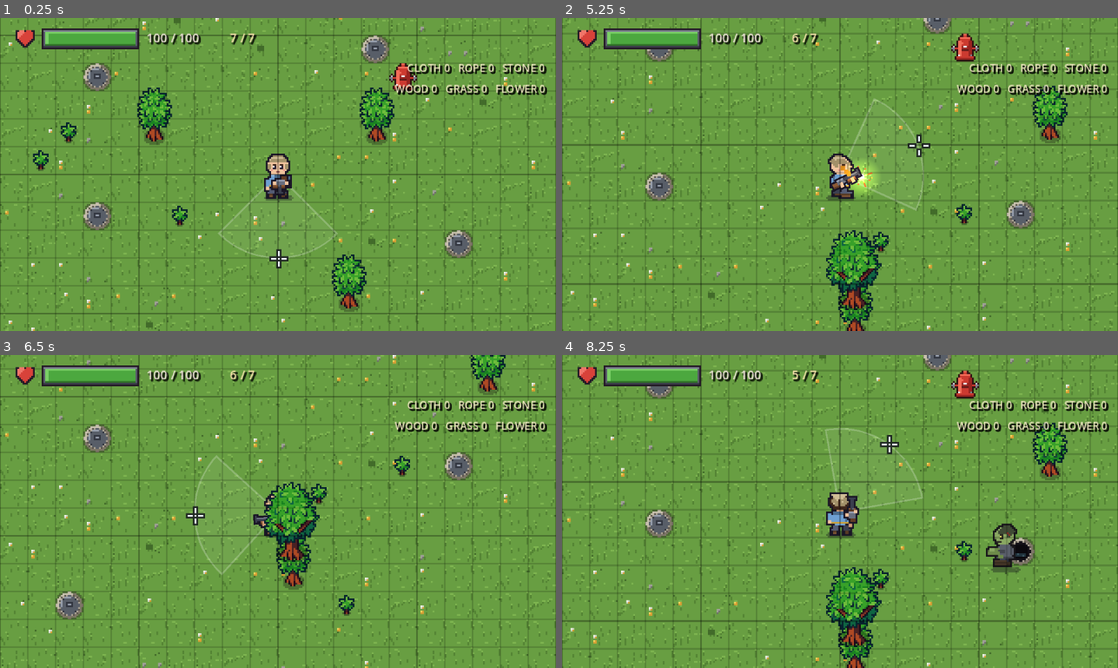
Above: before the commit, frames 1-4 (two rows, left to right).
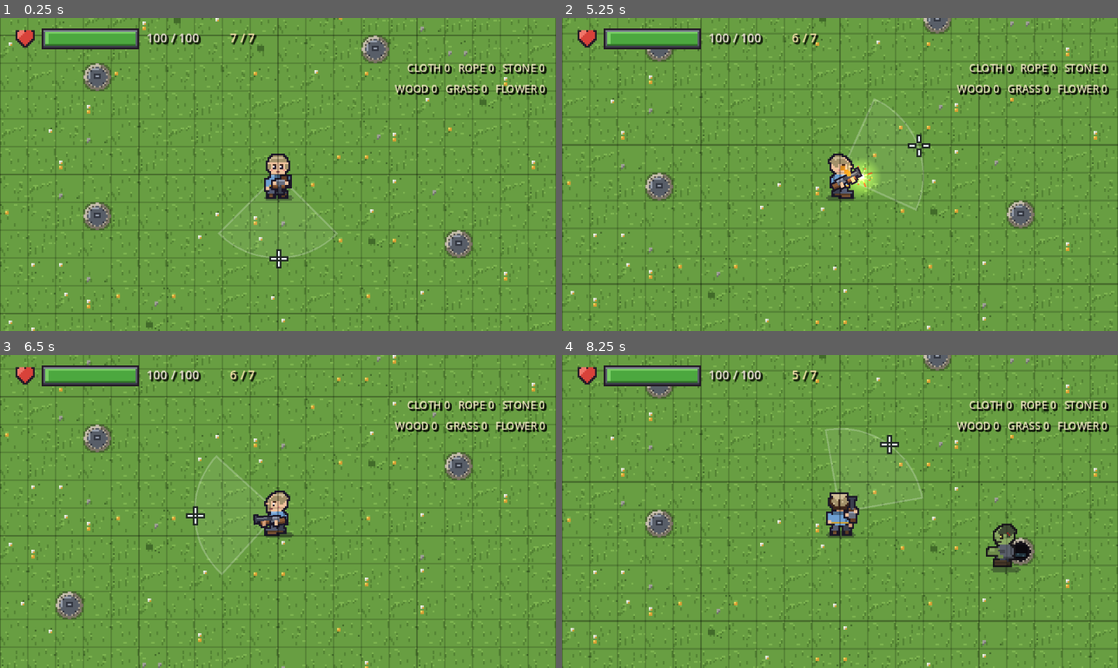
Above: after the commit, the same moments.

Repository: zhoucswift-cmd/pixel-survivor
Game: Godot game, scene res://scenes/main.tscn
The game is run twice, just before and just after one commit, with the same random seed, the same clock (stepped at 60 frames per second) and the same inputs. This scene is started directly instead of the project's main scene.
Inputs (mouse positions are in pixels of both pictures, inside the frame that each line leads up to):
- Up to frame 1 (0.25 s): no input
- Up to frame 2 (5.25 s): tap Enter at 0.5, 4.25 s; move the mouse to (962, 158) at 0.52 s; hold D (move_right) 0.53-1.25 s; hold E (interact) 0.53-1.25 s; click (962, 158) at 0.67 s; drag from (728, 190) to (812, 237) at 1.27 s; tap Space at 2, 5 s; move the mouse to (895, 105) at 2.02 s; hold D (move_right) 2.03-2.75 s; hold E (interact) 2.03-2.75 s; drag from (812, 237) to (673, 127) at 2.77 s; move the mouse to (1006, 221) at 3.52 s; hold A (move_left) 3.53-4.25 s; hold E (interact) 3.53-4.25 s; tap U at 3.6 s; tap R (reload) at 4.15 s; drag from (840, 174) to (756, 96) at 4.27 s; move the mouse to (867, 174) at 5.02 s; hold S (move_down) from 5.03 s (still down); hold E (interact) from 5.03 s (still down); tap V at 5.1 s; click (867, 174) at 5.17 s
- Up to frame 3 (6.5 s): release S (move_down) at 5.75 s; release E (interact) at 5.75 s; drag from (194, 433) to (166, 527) at 5.77 s
- Up to frame 4 (8.25 s): tap Enter at 6.5 s; move the mouse to (962, 495) at 6.52 s; hold W (move_up) 6.53-7.25 s; hold E (interact) 6.53-7.25 s; tap H at 6.6 s; drag from (728, 527) to (812, 574) at 7.27 s; move the mouse to (895, 442) at 8.02 s; hold S (move_down) from 8.03 s (still down); hold E (interact) from 8.03 s (still down)

The runs differ from the first frame. In frame 1, 3.0% of the frame differs, in the area x 5-75%, y 14-94%; in frame 2, 3.4%, in the area x 47-91%, y 4-100%; in frame 3, 3.0%; in frame 4, 3.4%.

Commit message:
chore: 清空草地场景里的装饰物（随机枫树 + 消防栓），只留地形/玩家/HUD/井盖

Diff:
--- a/scenes/main.tscn
+++ b/scenes/main.tscn
@@ -3,7 +3,6 @@
 [ext_resource type="Script" path="res://scripts/main.gd" id="1_main"]
 [ext_resource type="PackedScene" path="res://scenes/meadow.tscn" id="2_meadow"]
 [ext_resource type="PackedScene" path="res://scenes/player.tscn" id="3_player"]
-[ext_resource type="PackedScene" path="res://scenes/hydrant.tscn" id="11_hydrant"]
 [ext_resource type="PackedScene" path="res://scenes/crosshair.tscn" id="4_crosshair"]
 [ext_resource type="Script" path="res://scripts/grid_overlay.gd" id="5_grid"]
 [ext_resource type="Script" path="res://scripts/health_bar.gd" id="6_health"]
@@ -19,9 +18,6 @@
 [node name="Grid" type="Node2D" parent="."]
 z_index = 5
 script = ExtResource("5_grid")
-
-[node name="Hydrant" parent="." instance=ExtResource("11_hydrant")]
-position = Vector2(232, 104)
 
 [node name="Player" parent="." instance=ExtResource("3_player")]
 position = Vector2(160, 160)
--- a/scripts/main.gd
+++ b/scripts/main.gd
@@ -25,9 +25,6 @@
 
 ## 玩家出生点（死亡后回到这里）
 var player_start := Vector2(160, 160)
-## 草地上撒几棵树（截图模式不撒，画面干净）
-const TREE_SCENE := preload("res://scenes/tree.tscn")
-@export var tree_count := 7
 ## 截图模式下不跑刷怪器，避免僵尸乱入
 var _capture_mode := false
 
@@ -43,51 +40,7 @@
 	if _capture_mode:
 		await _capture_shots()
 	else:
-		_scatter_trees()
 		_spawner.start(_meadow)
-
-
-## 在草地上随机撒几棵绿化树：避开出生点、井盖、消防栓和彼此
-func _scatter_trees() -> void:
-	var rng := RandomNumberGenerator.new()
-	rng.randomize()
-
-	var used := {}
-	# 出生点附近 2 格不种
-	var start_cell := Vector2i(floori(player_start.x / 16.0), floori(player_start.y / 16.0))
-	for dy in range(-2, 3):
-		for dx in range(-2, 3):
-			used[start_cell + Vector2i(dx, dy)] = true
-	# 井盖附近 1 格不种
-	for spawn: Dictionary in _meadow.spawns:
-		if not String(spawn.get("name", "")).begins_with("well"):
-			continue
-		var p: Vector2 = spawn["position"]
-		var c := Vector2i(floori(p.x / 16.0), floori(p.y / 16.0))
-		for dy in range(-1, 2):
-			for dx in range(-1, 2):
-				used[c + Vector2i(dx, dy)] = true
-	# 消防栓位置不种
-	var hydrant := get_node_or_null("Hydrant")
-	if hydrant != null:
-		used[Vector2i(floori(hydrant.position.x / 16.0), floori(hydrant.position.y / 16.0))] = true
-
-	var placed := 0
-	var tries := 0
-	while placed < tree_count and tries < 400:
-		tries += 1
-		var cell := Vector2i(rng.randi_range(1, MEADOW_BOARD - 2), rng.randi_range(1, MEADOW_BOARD - 3))
-		if used.has(cell):
-			continue
-		used[cell] = true
-		var tree: Node2D = TREE_SCENE.instantiate()
-		# 每棵随机挑一张（幼苗 ~ 大枫树），纯装饰
-		tree.stage = rng.randi_range(1, 3)
-		# 树根落在格子底边中间，树冠往上 3 格
-		tree.position = Vector2(cell.x * 16.0 + 8.0, cell.y * 16.0 + 16.0)
-		add_child(tree)
-		placed += 1
-	print("草地种树：%d 棵" % placed)
 
 
 ## 草地是 20x20 格，离边界 2 格内可以回基地
Binary file added: docs/screenshots/meadow_clean.png
